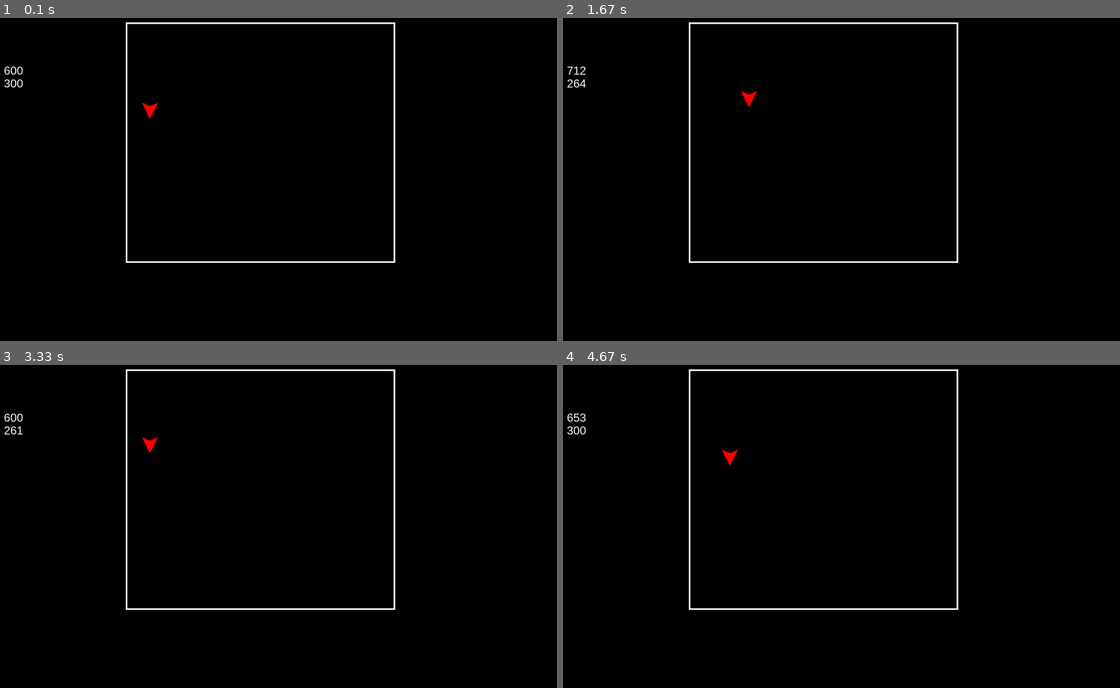
Above: before the commit, frames 1-4 (two rows, left to right).
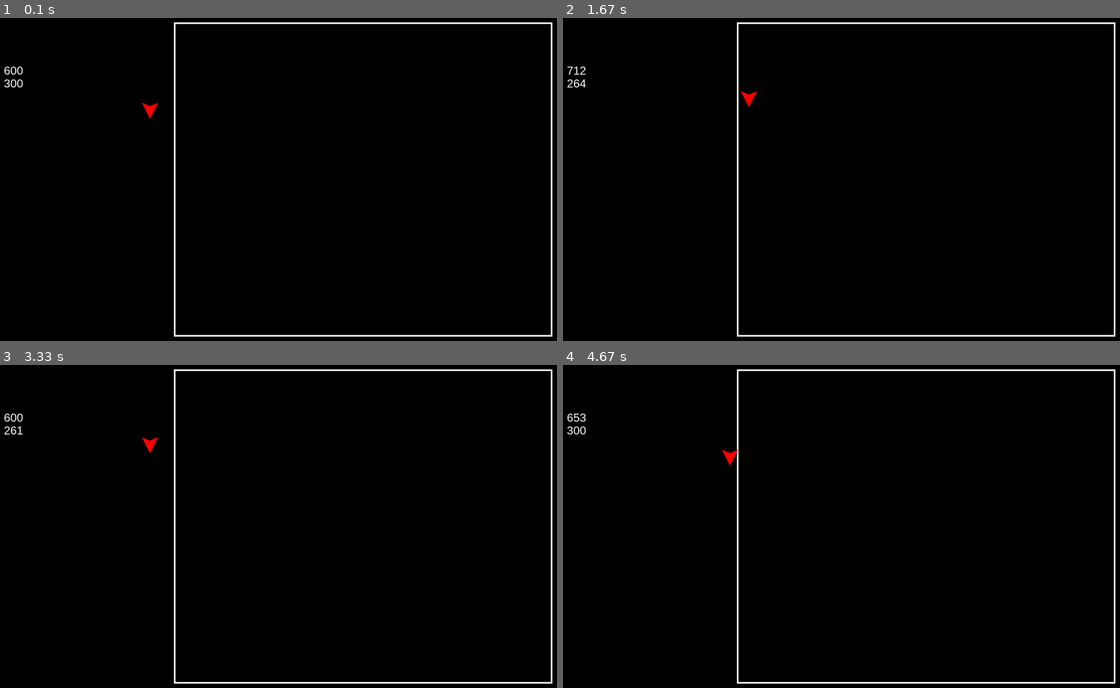
Above: after the commit, the same moments.

Repository: filipblaha/Pythland
Game: pygame game, started from main.py
Same seed, same stepped clock (60 frames per second), same inputs: the game is played once before the commit and once after it.
Inputs:
- Up to frame 1 (0.1 s): no input
- Up to frame 2 (1.67 s): hold D 0.33-0.8 s; hold W 0.83-1.13 s; hold D 1.17-1.63 s
- Up to frame 3 (3.33 s): hold A 1.67-2.2 s; hold S 2.23-2.53 s; hold A 2.57-2.97 s; hold W from 3 s (still down)
- Up to frame 4 (4.67 s): release W at 3.37 s; hold D 3.4-4.03 s; hold S 4.07-4.43 s; hold A from 4.47 s (still down)

The runs differ from the first frame. In frame 1, 2.3% of the frame differs, in the area x 22-100%, y 1-99%; in frame 2, 2.3%; in frame 3, 2.3%; in frame 4, 2.3%.

Commit message:
puzzle okno

Diff:
--- a/main.py
+++ b/main.py
@@ -30,7 +30,7 @@
 def render_game():
     clock.tick(140)
     screen.display.fill((0, 0, 0))
-    pygame.draw.rect(screen.display, (255, 255, 255), (550, 50, 840, 750), 5)
+    pygame.draw.rect(screen.display, (255, 255, 255), (700, 50, 1180, 980), 5)
     screen.display.blit(player.sprite, (player.x, player.y))
     text.render(screen, str(player.x), 200, 200)
     text.render(screen, str(player.y), 200, 240)
